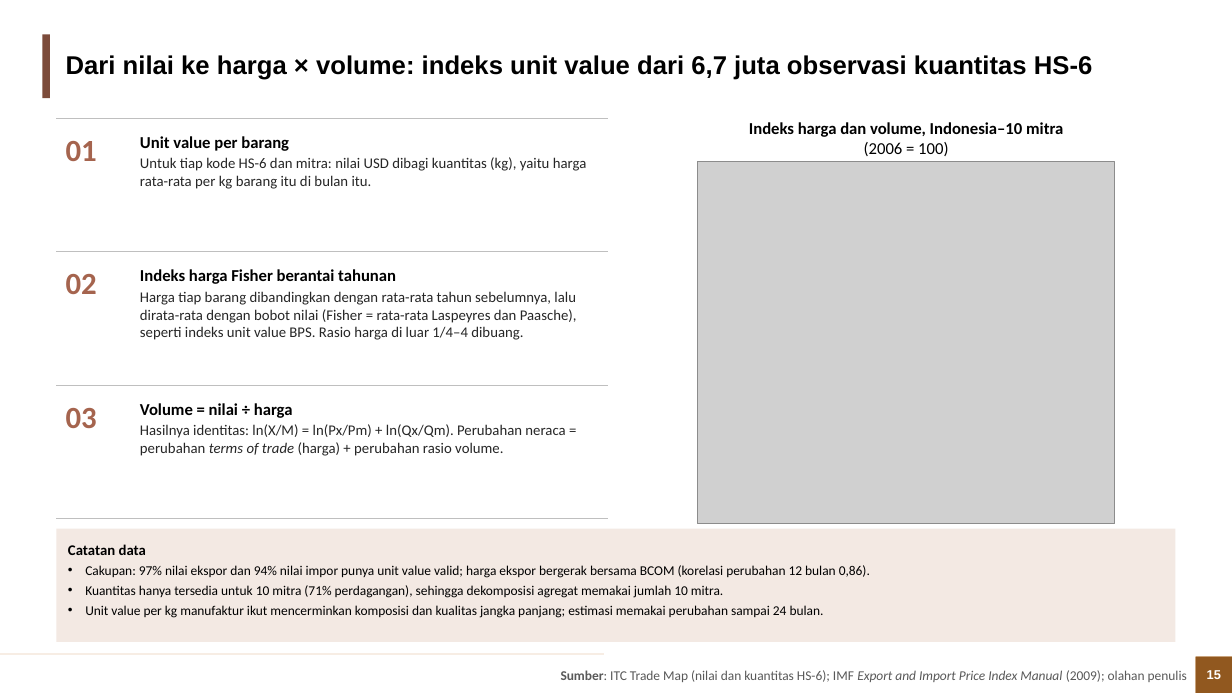
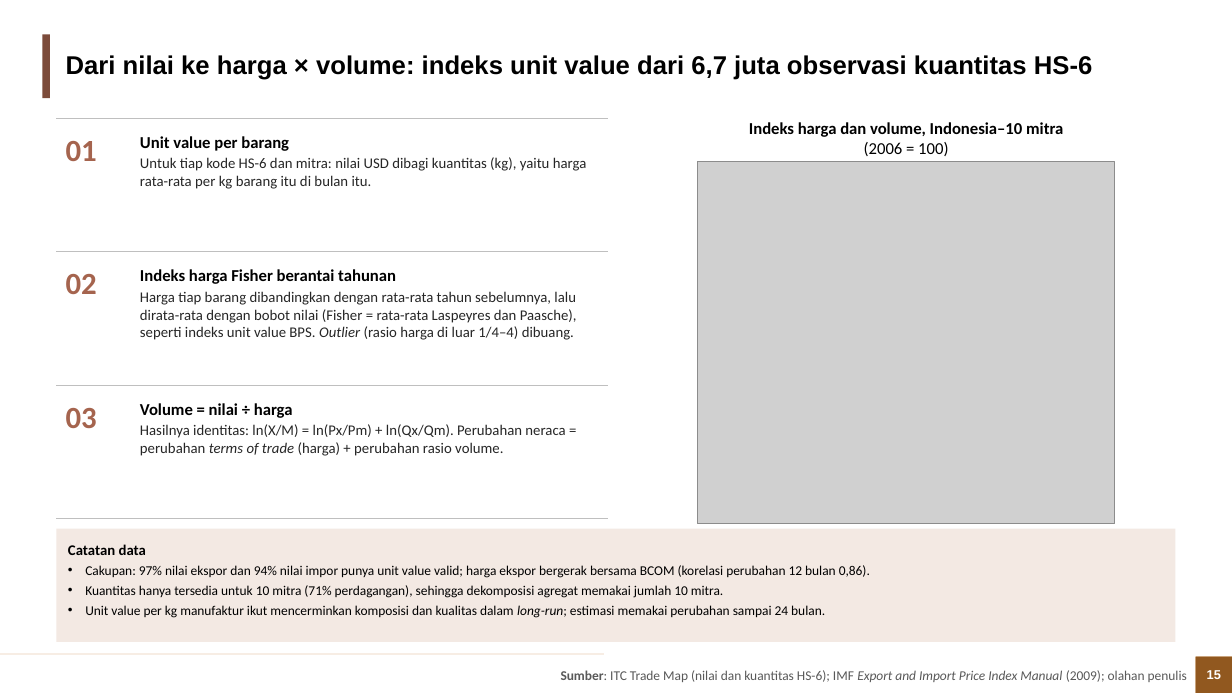
Before and after one commit to muhamadhaikal128/Pengaruh-Depresiasi-Rupiah-Terhadap-Trade-Balance, a slide deck: slide 15 of Haikal/output/3_ppt/Depresiasi_Rupiah_Trade_Balance.pptx. Drawn at 1232x693 pixels with LibreOffice and Linux fonts; fonts in the diff are those of the drawing; grey boxes stand for pictures; background and template pictures are left out. Boxes give left, top, right and bottom in pixels: in the first picture for what was removed or moved away, otherwise in the second. Text is boxed around its words. In the diff, an @@ line names an element or a change of style, - is before the commit and + after.

```diff
--- a/Haikal/output/3_ppt/Depresiasi_Rupiah_Trade_Balance.pptx
+++ b/Haikal/output/3_ppt/Depresiasi_Rupiah_Trade_Balance.pptx
@@ text at [140,291,577,340]: text changed @@
-Harga tiap barang dibandingkan dengan rata-rata tahun sebelumnya, lalu dirata-rata dengan bobot nilai (Fisher = rata-rata Laspeyres dan Paasche), seperti indeks unit value BPS. Rasio harga di luar 1/4–4 dibuang.
+Harga tiap barang dibandingkan dengan rata-rata tahun sebelumnya, lalu dirata-rata dengan bobot nilai (Fisher = rata-rata Laspeyres dan Paasche), seperti indeks unit value BPS. Outlier (rasio harga di luar 1/4–4) dibuang.
@@ text in rectangle at [85,605,825,618]: text changed @@
-• Unit value per kg manufaktur ikut mencerminkan komposisi dan kualitas jangka panjang; estimasi memakai perubahan sampai 24 bulan.
+• Unit value per kg manufaktur ikut mencerminkan komposisi dan kualitas dalam long-run; estimasi memakai perubahan sampai 24 bulan.
```
Also in this commit, not shown: 36 other slides changed, 2 slides added, 6 other files.
